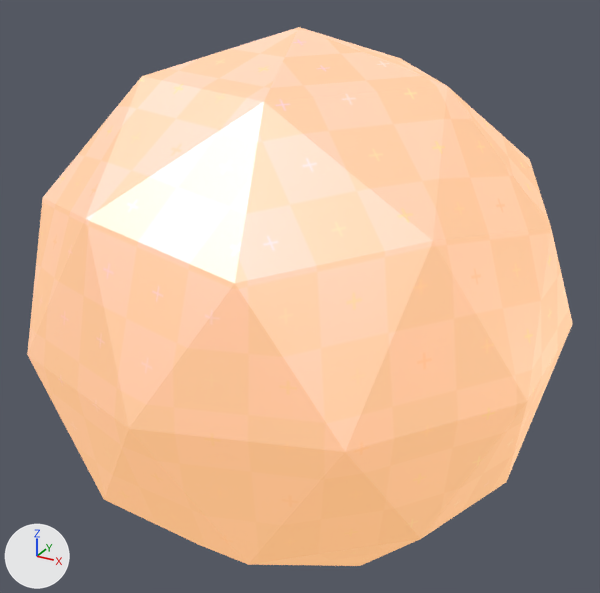
Renders of the glTF model editor/assets/models/gltf/Icosphere.gltf from each side of a commit.
Rendered twice from a camera (50 mm lens) standing at (1.395, -2.53, 1.29) and looking at (-0.002, 0.009, 0.021). Every picture has the same lights, and +X, +Y and +Z are marked at lower left.

Before the edit, the objects in view are built like this:
```python
me_icosphere = bpy.data.meshes.new('Icosphere')
me_icosphere.from_pydata(...)  # an icosphere of 80 faces spanning x -0.95..0.95, y -1.0..1.0, z -1.0..1.0
me_icosphere.materials.append(mat_randommaterial_007)
ob_icosphere = bpy.data.objects.new('Icosphere', me_icosphere)
ob_icosphere.location = (0.0, 0.0, 0.0)
```
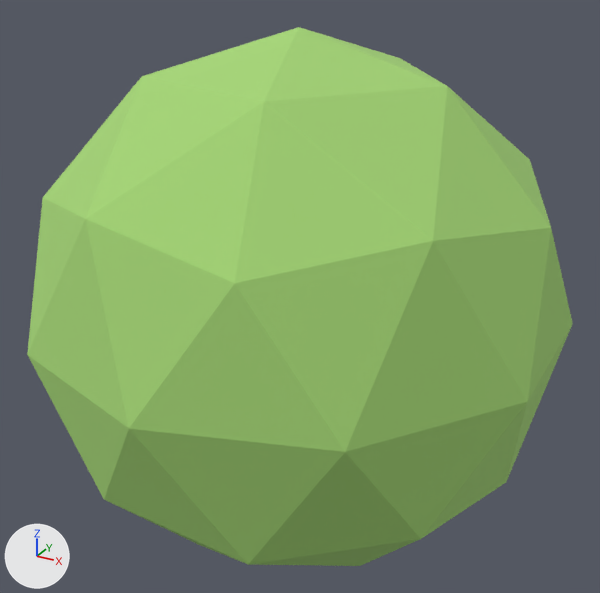
Boxes [x1, y1, x2, y2] around the edits, measured in the pictures (600 x 593 px):
```json
{"object": "Icosphere", "change": "recoloured", "before": [27, 27, 573, 566], "after": [27, 27, 573, 566]}
```

The change, as JSON lines over the scene's bpy script:
```json
{"op": "add", "block": "mat_randompbrmaterial_030", "code": ["mat_randompbrmaterial_030 = principled_material('RandomPBRMaterial.030')", "mat_randompbrmaterial_030.base_color = (0.402, 0.7, 0.194)  # green #aada7a", "mat_randompbrmaterial_030.metallic = 0.142", "mat_randompbrmaterial_030.roughness = 0.941"]}
{"block": "me_icosphere", "where": "me_icosphere.from_pydata(...)  # 42 vertices, 80 faces; spans x -0.95..0.95, y -1.0..1.0, z -1.0..1.0"}
{"op": "remove", "block": "me_icosphere", "code": "me_icosphere.materials.append(mat_randommaterial_007)"}
{"op": "add", "block": "me_icosphere", "code": "me_icosphere.materials.append(mat_randompbrmaterial_030)  # green #aada7a"}
```
